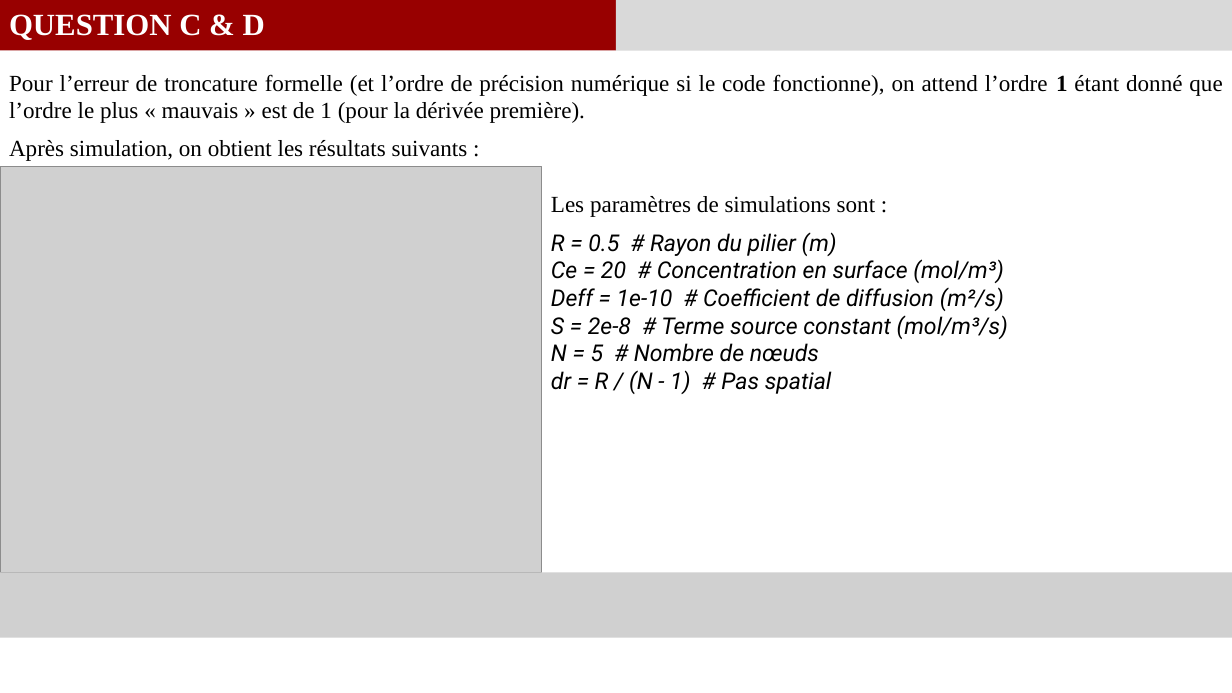
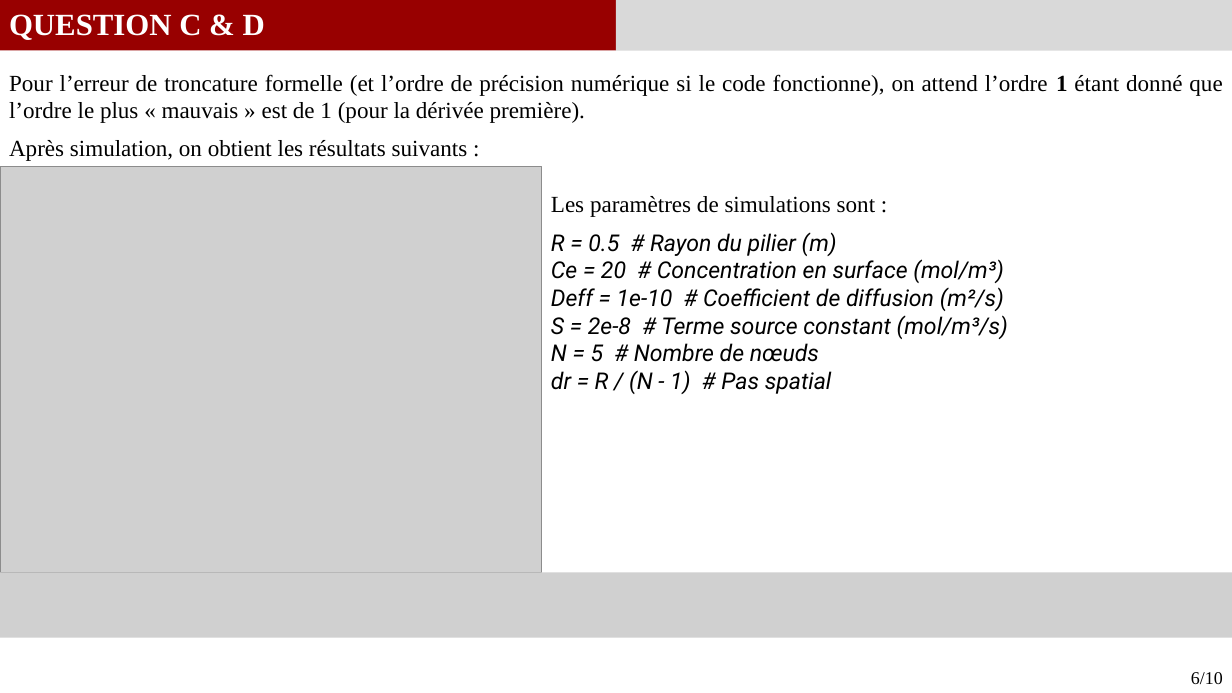
Before and after one commit to GauthierBRUNEL/MEC8211_devoir_2, a slide deck: slide 6 of doc/Rapport_Devoir1.pptx. Drawn at 1232x693 pixels with LibreOffice and Linux fonts; fonts in the diff are those of the drawing; grey boxes stand for pictures. Boxes give left, top, right and bottom in pixels: in the first picture for what was removed or moved away, otherwise in the second. Text is boxed around its words. In the diff, an @@ line names an element or a change of style, - is before the commit and + after.

```diff
--- a/doc/Rapport_Devoir1.pptx
+++ b/doc/Rapport_Devoir1.pptx
@@ text added at <box>1191,672,1223,684</box>, 14 pt, text #000000 @@
+6/10
```
Also in this commit, not shown: 6 other slides changed, 3 slides added, 3 slides removed.
